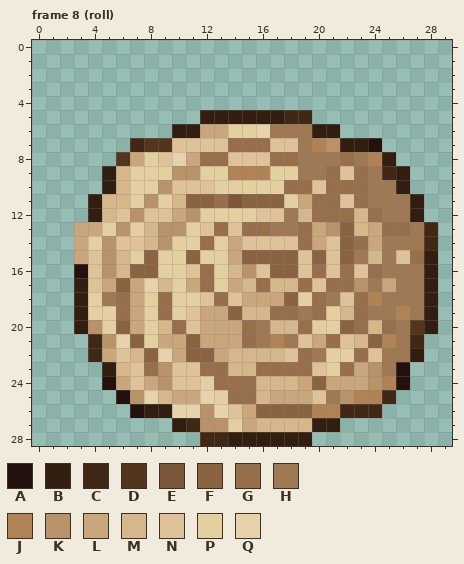
A pixel-art file gets an edit: dev/gfx/objects/tumbleweed-anim.aseprite. The picture above is the old version.
30x29 pixels, 12 frames. Colours within 5 levels of each other are drawn and written as one. Shown: frame 8 (roll). The commit also changed other frames, which this record leaves out.
Palette (. is transparent): A #23110e  B #321d11  C #412716  D #53341d  E #7c5638  F #8a6441  G #97704b  H #9f7953  J #b08356  K #b8936a  L #c9a67c  M #d6b68b  N #dfc298  P #e4cfa0  Q #e6d2ab
After the commit:
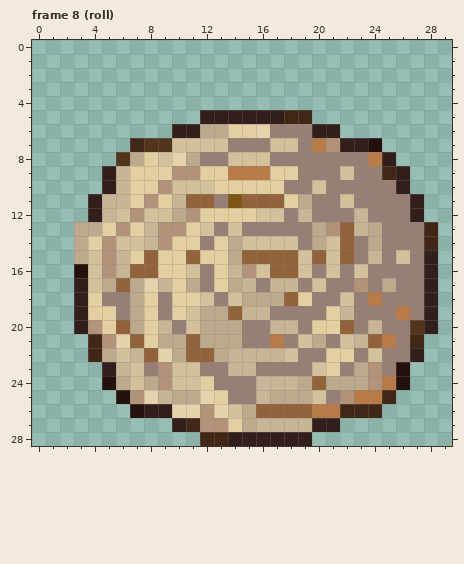
Commit: fixed bug with tumbleweed stuck and added break animation
Changes in this commit:
colour B: #321d11 -> #321e1b
colour E: #7c5638 -> #7d5612
colour F: #8a6441 -> #92633a
colour G: #97704b -> #987f75
colour J: #b08356 -> #b87a47
colour K: #b8936a -> #b2937a
colour L: #c9a67c -> #bdaa8c
colour M: #d6b68b -> #c8b596
colour N: #dfc298 -> #d4c19b
Frame 8 (roll):
y 6: x 17..19 HHH -> GGG
y 7: x 19 H -> G
y 8: x 19..21 HHH -> GGG; x 23 H -> G
y 9: x 19..20 HH -> GG; x 24 H -> G
y 10: x 24..25 HH -> GG
y 11: x 24..26 HHH -> GGG
y 12: x 18 H -> G; x 25..26 HH -> GG
y 13: x 17..18 HH -> GG; x 27 H -> G
y 14: x 25..27 HHH -> GGG
y 15: x 23 H -> G; x 25 H -> G
y 16: x 25..27 HHH -> GGG
y 17: x 24 H -> G; x 26..27 HH -> GG
y 18: x 5 H -> G; x 21 H -> G; x 25..27 HHH -> GGG
y 19: x 19 H -> G; x 24..25 HH -> GG; x 27 H -> G
y 20: x 16 H -> G; x 26 H -> G
y 21: x 16 H -> G; x 18 H -> G; x 26 H -> G
y 22: x 20 H -> G; x 25..26 HH -> GG
y 23: x 25 H -> G
y 25: x 21 H -> G
Changed places in both pictures, as pixel boxes (x1, y1, x2, y2):
changed: (74, 110, 438, 446)
